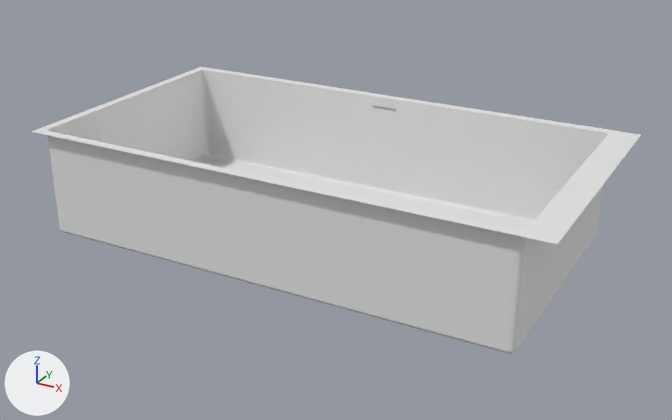
An edit to the glTF model public/models-new/UB-05-L.glb, drawn before and after from the same camera.
Camera for both pictures: a 50 mm lens placed at (0.694, -1.229, 0.662), pointed at (0.025, -0.013, 0.054). Arrows for +X, +Y and +Z are at lower left; the lights stay in place. The older version comes first. Where no turn or scale is listed for an object, it has been applied to the vertices. Vertices at exactly the same position are counted once.

The older version as bpy lines, for what is in view:
```python
me_mesh = bpy.data.meshes.new('Mesh')
me_mesh.from_pydata(...)  # 1792 vertices, 3504 faces; spans x -0.412..0.443, y -0.227..0.227, z 0.0..0.18
# faces by material slot: [3424, 80]
me_mesh.materials.append(mat_sink)  # white #e7e7e7
me_mesh.materials.append(mat_connector)  # white #e7e7e7
ob_sink = bpy.data.objects.new('sink', me_mesh)
ob_sink.location = (0.0, 0.0, 0.0)
```
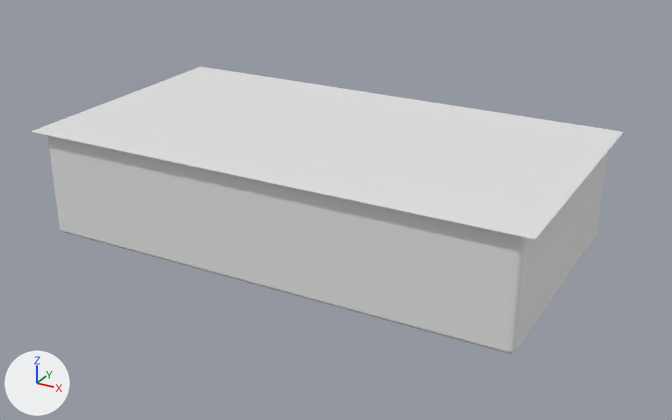
Patch to the scene script:
```diff
--- a/public/models-new/UB-05-L.glb.py
+++ b/public/models-new/UB-05-L.glb.py
@@ me_mesh @@
 # used by ob_sink; location = (0.0, 0.0, 0.0)
-me_mesh.from_pydata(...)  # 1792 vertices, 3504 faces; spans x -0.412..0.443, y -0.227..0.227, z 0.0..0.18
+me_mesh.from_pydata(...)  # 1748 vertices, 3504 faces; spans x -0.413..0.415, y -0.227..0.227, z 0.0..0.18
+# me_mesh part 1
+# 64 vertices are removed from x -0.412..0.443, y -0.227..0.227, z 0.18
+# 80 faces are deleted
+# 20 vertices are added at x -0.413..0.415, y -0.227..0.227, z 0.18
+# 80 new faces join them, mat_connector (white #e7e7e7)
 me_mesh.materials.append(mat_sink)
@@ me_mesh_001 @@
+me_mesh_001.from_pydata(...)  # 44 vertices, 42 faces; spans x -0.397..0.397, y -0.21..0.21, z 0.18
+me_mesh_001.materials.append(mat_sink)  # white #e7e7e7
@@ ob_dimension @@
+ob_dimension = bpy.data.objects.new('dimension', me_mesh_001)
+ob_dimension.location = (0.0, 0.0, 0.0)
```

What differs and where, as boxes (x1, y1, x2, y2) in the pictures (672 x 420 px; the box of a moved part takes in the faces that stretch with it):
'sink', reshaped
    before: (32, 67, 641, 354)
    after: (31, 67, 623, 354)
'dimension', added
    after: (48, 70, 608, 230)
part 1 of me_mesh, moved or reshaped
    before: (32, 67, 641, 244)
    after: (31, 67, 623, 239)
